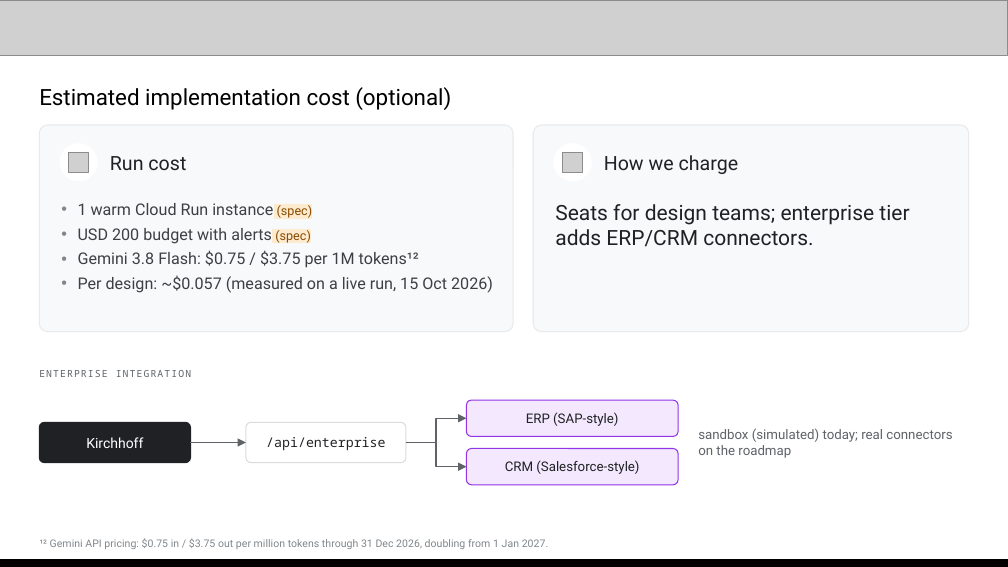
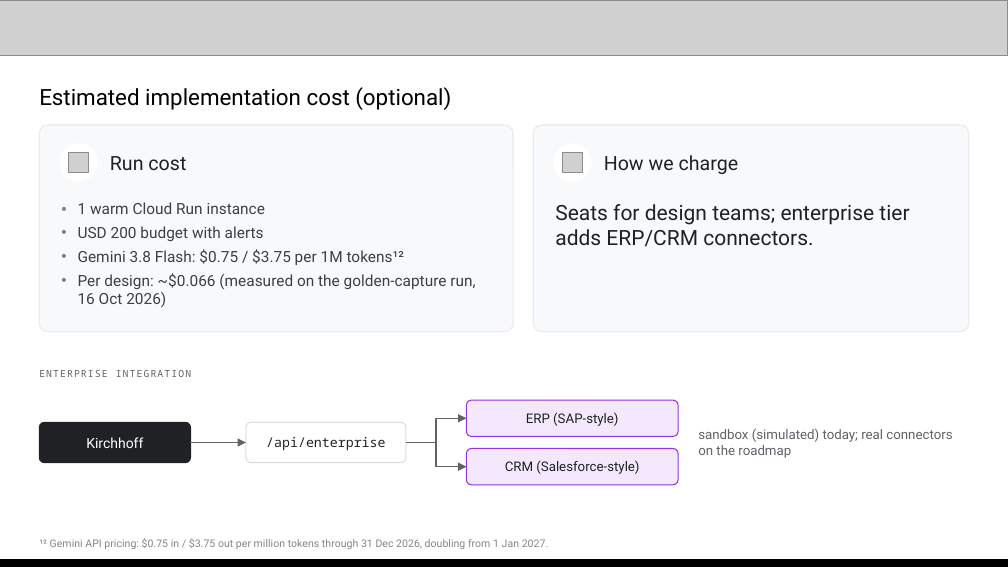
Before and after one commit to mehular0ra/kirchhoff, a slide deck: slide 9 of docs/submission/deck/Kirchhoff-AI-Builder-Cup.pptx. Drawn at 1008x567 pixels with LibreOffice and Linux fonts; fonts in the diff are those of the drawing; grey boxes stand for pictures. Boxes give left, top, right and bottom in pixels: in the first picture for what was removed or moved away, otherwise in the second. Text is boxed around its words. In the diff, an @@ line names an element or a change of style, - is before the commit and + after.

```diff
--- a/docs/submission/deck/Kirchhoff-AI-Builder-Cup.pptx
+++ b/docs/submission/deck/Kirchhoff-AI-Builder-Cup.pptx
@@ text at (78, 202, 265, 241): text changed; size 11.5 to 11 pt @@
-• 1 warm Cloud Run instance (spec)
-• USD 200 budget with alerts (spec)
+• 1 warm Cloud Run instance
+• USD 200 budget with alerts
@@ text at (78, 249, 404, 265): size 11.5 to 11 pt in "Gemini 3.8 Flash: $0.75 / $3.75 per ..." @@
@@ text at (78, 273, 475, 308): text changed; size 11.5 to 11 pt @@
-• Per design: ~$0.057 (measured on a live run, 15 Oct 2026)
+• Per design: ~$0.066 (measured on the golden-capture run, 16 Oct 2026)
```
Also in this commit, not shown: 2 other slides changed, 2 other files.
